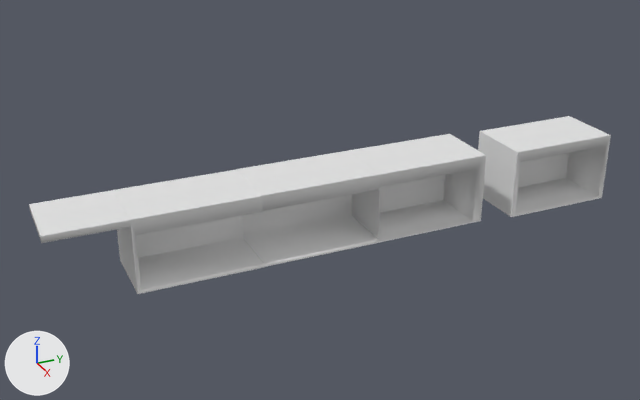
A saved change to the FBX model Export Art/GasStation/Interior/Counter.fbx.
Both versions are drawn from a 50 mm lens placed at (9.87, -5.91, 5.5), pointed at (-0.09, -1.43, 0.52). The axes (+X, +Y, +Z) are drawn at lower left. The lights are the same throughout. The first picture is the older version. Where no turn or scale is listed for an object, it has been applied to the vertices.

Names of what the first picture shows: 'CounterFlap', 'CounterLeft', 'CounterLeftNRight', 'CounterMid', 'CounterRight'.
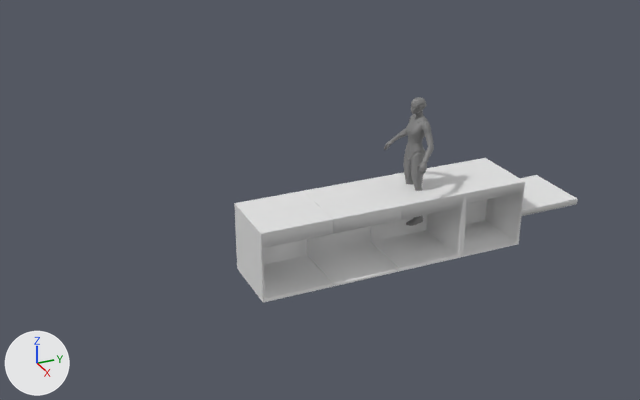
Where the newer file only moved an object's origin or applied its transform, the numbers keep the older frame.

Location of each change, (x1, y1, x2, y2) in pixels of the pictures (640 x 400 px):
'CounterLeft', moved, rescaled (34% narrower, 10% shorter)
    before: (113, 169, 264, 294)
    after: (234, 191, 333, 303)
'CounterMid', moved, rescaled (32% narrower, 8% shorter)
    before: (237, 151, 380, 267)
    after: (304, 179, 401, 286)
'CounterLeftNRight', moved, rescaled (28% narrower)
    before: (478, 116, 611, 217)
    after: (429, 158, 525, 258)
'CounterRight', reshaped, moved, rescaled (29% narrower)
    before: (349, 134, 486, 243)
    after: (368, 168, 465, 271)
'CounterFlap', reshaped
    before: (29, 190, 131, 243)
    after: (520, 175, 578, 216)
'SKM_Quinn_LOD0', added
    after: (384, 97, 434, 226)
    faces in mat_mi_quinn_02 (grey #808080): (384, 110, 434, 175)
    faces in mat_mi_quinn_01 (grey #808080): (403, 97, 433, 226)

The edits, one by one:
Material 'MI_Quinn_02' (mat_mi_quinn_02) is new.
Its base color is (0.216, 0.216, 0.216) (grey #808080).
Its roughness is 0.553.
Material 'MI_Quinn_01' (mat_mi_quinn_01) is new.
Its base color is (0.216, 0.216, 0.216) (grey #808080).
Its roughness is 0.553.
me_cube_009 is used by ob_counterflap; location (0.0, -4.61, 0.49).
me_cube_009 had 8 vertices, 6 faces and spanned x -0.47..0.47, y -0.508..0.508, z 0.412..0.5.
me_cube_009 now has 8 vertices, 6 faces and spans x -0.497..0.503, y 6.106..7.106, z -0.534..-0.446.
Part 4, on me_cube_009:
Vertex 0 of me_cube_009 moves from (-0.47, -0.508, 0.5) at pixel (28, 204) to (-0.497, 6.106, -0.446).
Vertex 1 of me_cube_009 moves from (-0.47, 0.508, 0.5) at pixel (112, 190) to (-0.497, 7.106, -0.446) at pixel (536, 174).
Vertex 2 of me_cube_009 moves from (0.47, -0.508, 0.5) at pixel (40, 236) to (0.503, 6.106, -0.446) at pixel (522, 210).
Vertex 3 of me_cube_009 moves from (0.47, 0.508, 0.5) at pixel (130, 220) to (0.503, 7.106, -0.446) at pixel (577, 198).
Vertex 4 of me_cube_009 moves from (-0.47, -0.508, 0.412) at pixel (29, 210) to (-0.497, 6.106, -0.534).
Vertex 5 of me_cube_009 moves from (-0.47, 0.508, 0.412) to (-0.497, 7.106, -0.534).
Vertex 6 of me_cube_009 moves from (0.47, 0.508, 0.412) at pixel (131, 226) to (0.503, 7.106, -0.534) at pixel (577, 204).
Vertex 7 of me_cube_009 moves from (0.47, -0.508, 0.412) at pixel (41, 243) to (0.503, 6.106, -0.534) at pixel (521, 216).
me_cube_002 is used by ob_countermid; location (0.0, -1.64, 0.5).
me_cube_002 had 16 vertices, 10 faces and spanned x -0.47..0.47, y -0.82..0.82, z -0.5..0.5.
me_cube_002 now has 16 vertices, 10 faces and spans x -0.5..0.5, y 0.14..1.14, z -1.0..0.0.
me_cube_002 part 5: the whole mesh is scaled about its middle by (1.06, 0.61, 1), then moved by (0.0, 0.64, -0.5).
me_cube_001 is used by ob_counterright; location (0.0, 0.0, 0.5); scale (0.47, 0.82, 0.5).
me_cube_001 had 16 vertices, 12 faces and spanned x -1.0..1.0, y -1.0..1.0, z -1.0..1.0.
me_cube_001 now has 16 vertices, 10 faces and spans x -0.5..0.5, y -0.5..0.5, z -0.5..0.5.
me_cube_001 part 2: the whole mesh is rebuilt.
me_cube_008 is used by ob_counterleft; location (0.0, -3.28, 0.5).
me_cube_008 had 16 vertices, 10 faces and spanned x -0.47..0.47, y -0.82..0.82, z -0.5..0.5.
me_cube_008 now has 16 vertices, 10 faces and spans x -0.49..0.51, y 0.77..1.77, z -0.99..0.01.
me_cube_008 part 1: the whole mesh is scaled about its middle by (1.06, 0.61, 1), then moved by (0.01, 1.27, -0.49).
me_cube_010 is used by ob_counterleftnright; location (0.04, 2.13, 0.48).
me_cube_010 had 16 vertices, 12 faces and spanned x -0.47..0.47, y -0.82..0.82, z -0.5..0.5.
me_cube_010 now has 16 vertices, 12 faces and spans x -0.54..0.46, y -1.63..-0.63, z -0.98..0.02.
me_cube_010 part 3: the whole mesh is scaled about its middle by (1.06, 0.61, 1), then moved by (-0.04, -1.13, -0.48).
Mesh me_skm_quinn_lod0 is new.
It has 43642 vertices, 87280 faces and spans x -0.52..0.52, y -0.25..0.11, z 0.0..1.8.
Faces by material slot: [35612, 51668].
It uses material mat_mi_quinn_01 (grey #808080).
It uses material mat_mi_quinn_02 (grey #808080).
Object 'CounterRight' (ob_counterright) is rescaled from (0.47, 0.82, 0.5) to (1.0, 1.0, 1.0).
Object 'CounterRight' (ob_counterright) moves from (0.0, 0.0, 0.5) to (0.0, 0.0, 0.0).
Object 'SKM_Quinn_LOD0' (ob_skm_quinn_lod0) is new; it shows me_skm_quinn_lod0.
Its location is (0.0, 0.0, 0.0).
